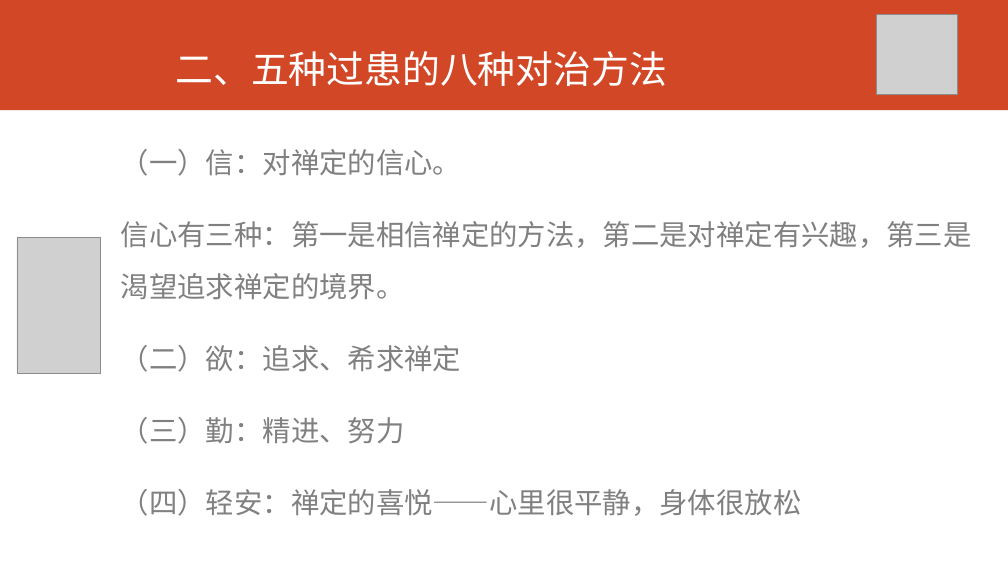
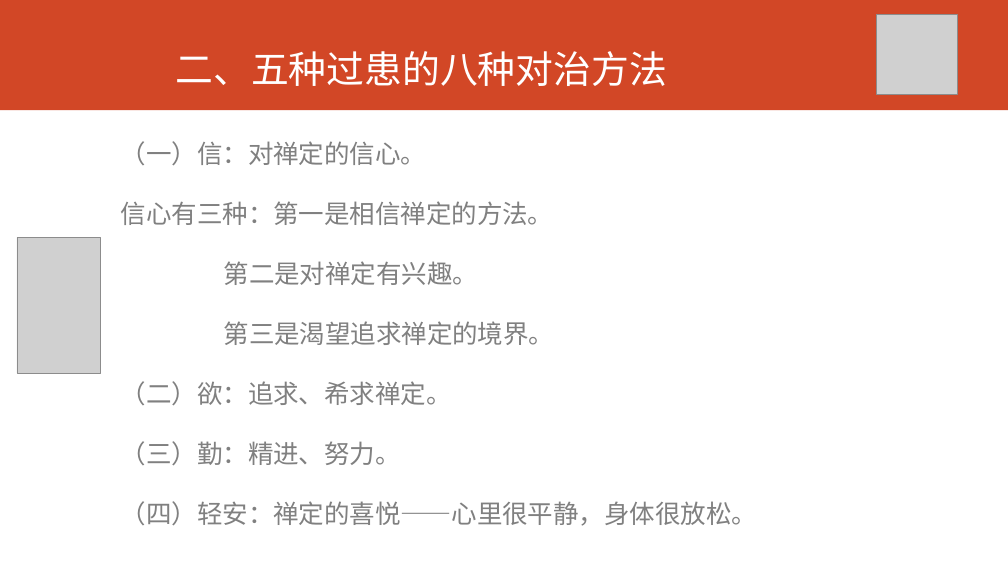
Before and after one commit to huidengvan/site1, a slide deck: slide 5 of static/f/up/禅修要诀1.pptx. Drawn at 1008x567 pixels with LibreOffice and Linux fonts; fonts in the diff are those of the drawing; grey boxes stand for pictures. Boxes give left, top, right and bottom in pixels: in the first picture for what was removed or moved away, otherwise in the second. Text is boxed around its words. In the diff, an @@ line names an element or a change of style, - is before the commit and + after.

```diff
--- a/static/f/up/禅修要诀1.pptx
+++ b/static/f/up/禅修要诀1.pptx
@@ text at (121, 141, 426, 165): size 27 to 24.3 pt in "（一）信：对禅定的信心。"; line spacing 1.5 to 1.3 @@
@@ text at (121, 201, 757, 526): text changed; size 27 to 24.3 pt @@
-信心有三种：第一是相信禅定的方法，第二是对禅定有兴趣，第三是渴望追求禅定的境界。
-（二）欲：追求、希求禅定
-（三）勤：精进、努力
-（四）轻安：禅定的喜悦——心里很平静，身体很放松
+信心有三种：第一是相信禅定的方法。
+第二是对禅定有兴趣。
+第三是渴望追求禅定的境界。
+（二）欲：追求、希求禅定。
+（三）勤：精进、努力。
+（四）轻安：禅定的喜悦——心里很平静，身体很放松。
```
Also in this commit, not shown: 4 other slides changed.
